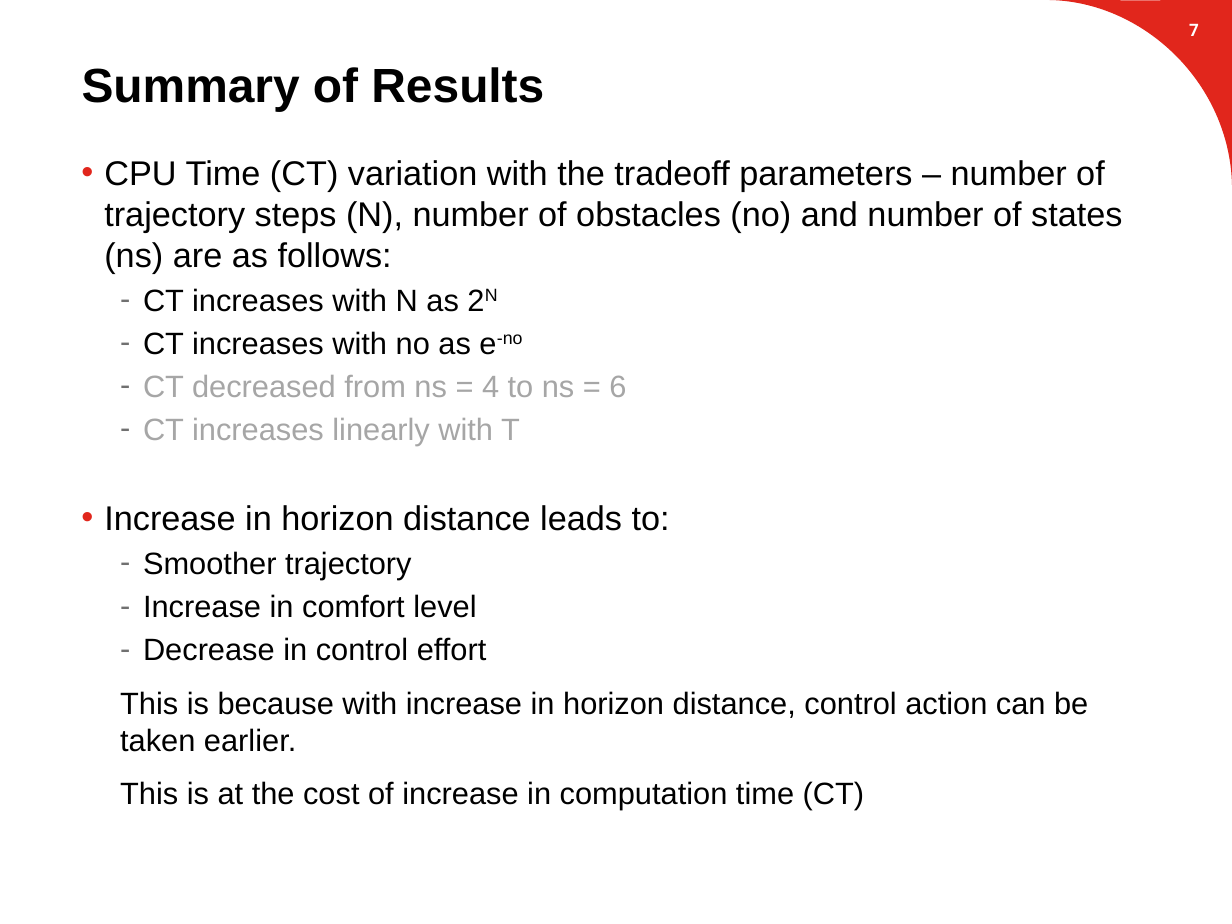
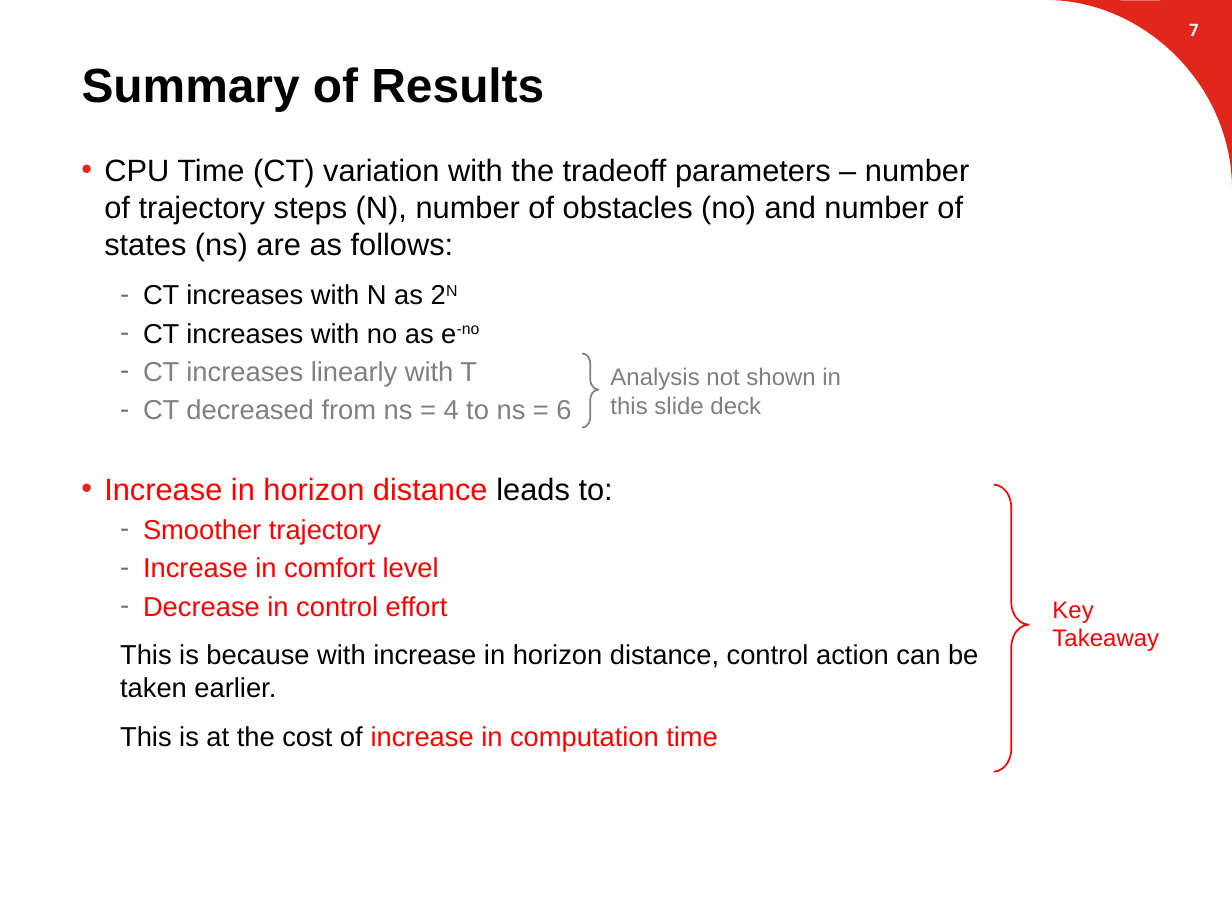
Before and after one commit to suvoganguli/GIG-MPC-Laplacian, a slide deck: slide 8 of 2D Results (mid-term short).pptx. Drawn at 1232x924 pixels with LibreOffice and Linux fonts; fonts in the diff are those of the drawing; background and template pictures are left out. Boxes give left, top, right and bottom in pixels: in the first picture for what was removed or moved away, otherwise in the second. Text is boxed around its words. In the diff, an @@ line names an element or a change of style, - is before the commit and + after.

```diff
--- a/2D Results (mid-term short).pptx
+++ b/2D Results (mid-term short).pptx
@@ text at bbox=[104, 158, 978, 698]: size 20 to 18 pt in "CPU Time (CT) variation with the tradeoff ...", "Increase in horizon distance leads to:"; size 18 to 16 pt in "CT increases with N as 2N", "CT increases with no as e-no", "CT decreased from ns = 4 to ...", "Smoother trajectory" and 3 more places; text colour #A6A6A6 to #808080 in "CT decreased from ns = 4 to ..."; text colour #000000 to #FF0000 in "Increase in horizon distance", "Smoother trajectory", "Increase in comfort level", "Decrease in control effort"; more space between paragraphs @@
@@ right brace added at bbox=[583, 354, 599, 428], outline #808080 1 pt @@
@@ text at bbox=[143, 361, 477, 387]: paragraph added @@
+  – CT increases linearly with T
@@ text added at bbox=[610, 367, 841, 414], 14 pt, text #808080 @@
+Analysis not shown in this slide deck
@@ text at bbox=[143, 418, 520, 446]: paragraph removed @@
-  – CT increases linearly with T
@@ right brace added at bbox=[994, 484, 1030, 771], outline #FF0000 1 pt @@
@@ text added at bbox=[1052, 601, 1159, 651], 14 pt, text #FF0000 @@
+Key Takeaway
@@ text at bbox=[120, 726, 718, 751]: text changed; size 18 to 16 pt; text colour #000000 to #FF0000 @@
-  This is at the cost of increase in computation time (CT)
+  This is at the cost of increase in computation time
```
Also in this commit, not shown: 9 other slides changed, 4 slides added.
